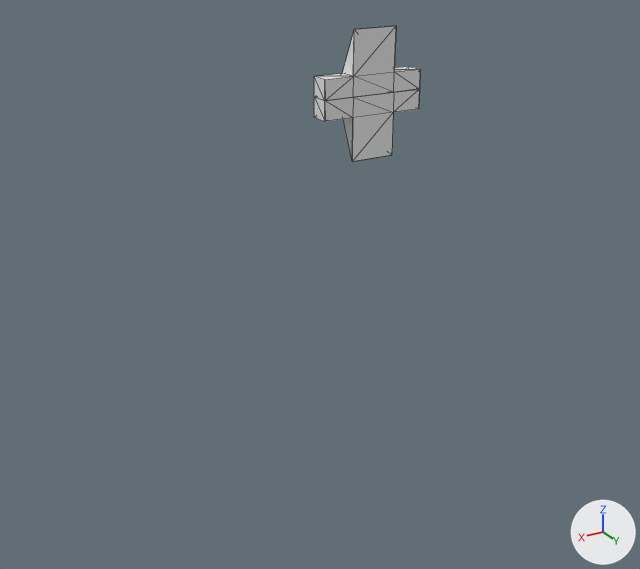
The glTF model public/models/intro/ramp/base.glb: old version first, new version second.
Both versions are drawn from a camera (50 mm lens) standing at (56.0, 82.0, 75.7) and looking at (5.0, -3.0, 33.2). Arrows for +X, +Y and +Z are at lower right; the lights stay in place. The older version comes first. Mesh edges are drawn as thin lines. Where no turn or scale is listed for an object, it has been applied to the vertices.

Names of what the first picture shows: 'shadeBlueGlass.002'.
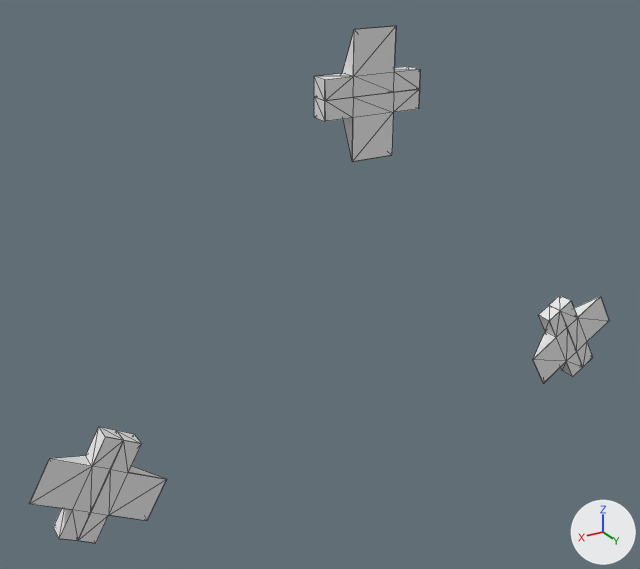
Where the newer file only moved an object's origin or applied its transform, the numbers keep the older frame.

Location of each change, [x1, y1, x2, y2] in pixels of the pictures (640 x 569 px):
'shadeElevator.003', added
    after: [29, 427, 166, 543]
'shadeElevator.002', added
    after: [533, 295, 609, 383]

Diff of the bpy script that builds the scene:
```diff
--- a/public/models/intro/ramp/base.glb.py
+++ b/public/models/intro/ramp/base.glb.py
@@ me_skatepark_197 @@
+me_skatepark_197.from_pydata(...)  # 60 vertices, 112 faces; spans x -7.6..7.6, y -1.7..0.7, z -6.6..6.6
@@ me_skatepark_196 @@
+me_skatepark_196.from_pydata(...)  # 60 vertices, 112 faces; spans x -5602.0..5602.0, y -575.0..1480.0, z -6401.0..6401.0
@@ ob_shadeelevator_003 @@
+ob_shadeelevator_003 = bpy.data.objects.new('shadeElevator.003', me_skatepark_197)
+ob_shadeelevator_003.location = (35.0, -0.6, 16.2)
@@ ob_shadeelevator_002 @@
+ob_shadeelevator_002 = bpy.data.objects.new('shadeElevator.002', me_skatepark_196)
+ob_shadeelevator_002.location = (-36.8, -0.6, 16.2)
+ob_shadeelevator_002.rotation_euler = (0.0, -1.05, 0.0)  # degrees (0, -60, 0)
+ob_shadeelevator_002.scale = (-0.00113, -0.00113, -0.00113)
```
